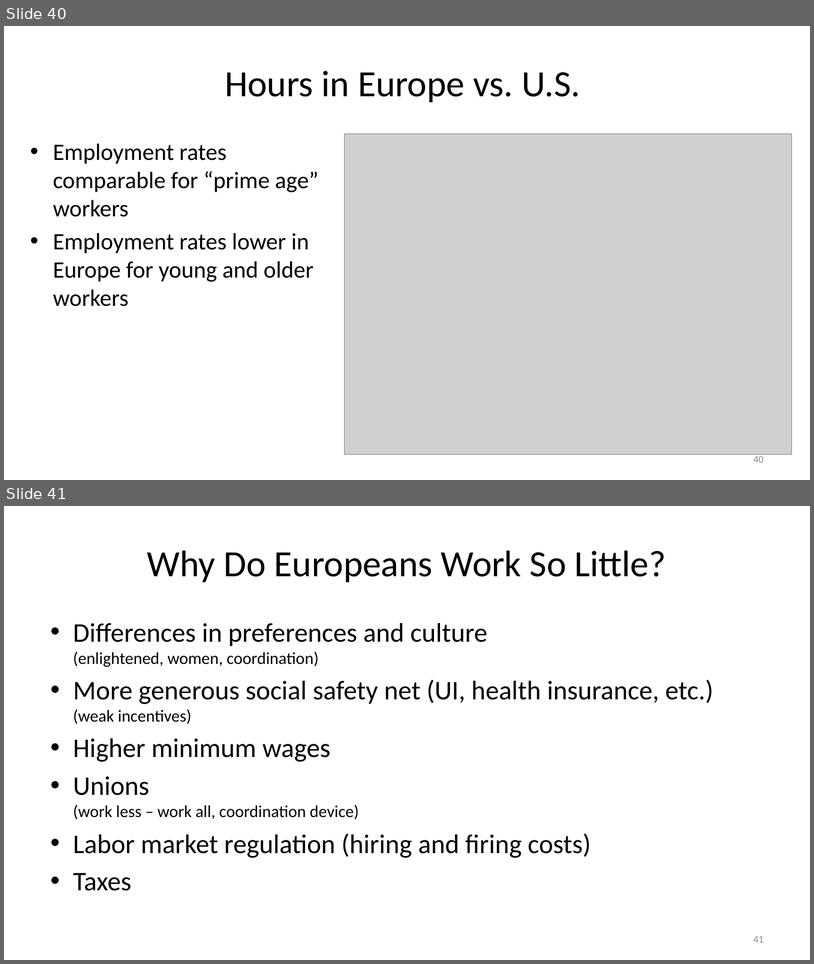
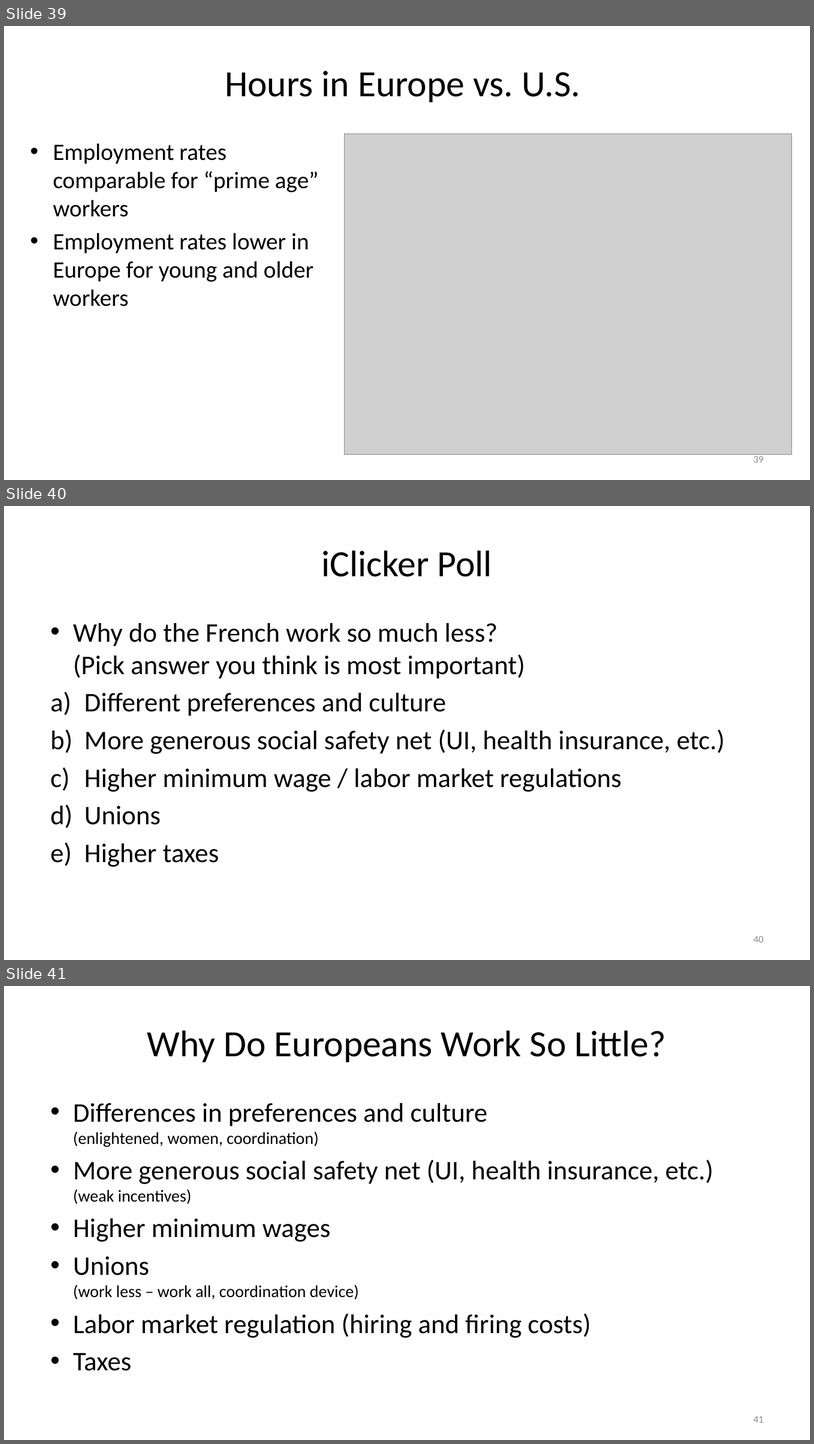
Before and after one commit to jonsteinsson/jonsteinsson.github.io, a slide deck: static/teaching/Lecture03WorkLeisure.pptx. Shown one above the other, each under a label of ours: slides 40 and 41 before the commit, slides 39, 40 and 41 after it. The pictures are 814x964 and 814x1444 pixels, drawn with LibreOffice and Linux fonts; fonts in the diff are those of the drawing; grey boxes stand for pictures. Boxes give left, top, right and bottom in pixels: in the first picture for what was removed or moved away, otherwise in the second. Text is boxed around its words. In the diff, an @@ line names an element or a change of style, - is before the commit and + after.

```diff
--- a/static/teaching/Lecture03WorkLeisure.pptx
+++ b/static/teaching/Lecture03WorkLeisure.pptx
@@ slide 40 added at [4, 506, 810, 960], background #FFFFFF @@
@@ title added at [321, 550, 492, 577], 44 pt, text #000000 @@
+iClicker Poll
@@ text added at [73, 623, 725, 867], 32 pt, text #000000 @@
+• Why do the French work so much less?
+  (Pick answer you think is most important)
+a) Different preferences and culture
+b) More generous social safety net (UI, health insurance, etc.)
+c) Higher minimum wage / labor market regulations
+d) Unions
+e) Higher taxes
@@ page number added at [754, 936, 764, 942], 12 pt, text #8C8C8C @@
+40
@@ what was slide 40 is now slide 39 @@
@@ page number at [754, 456, 764, 462]: text changed @@
-40
+39
```
Also in this commit, not shown: 1 slide changed, 1 other slide added, 2 slides removed, 5 other files.
